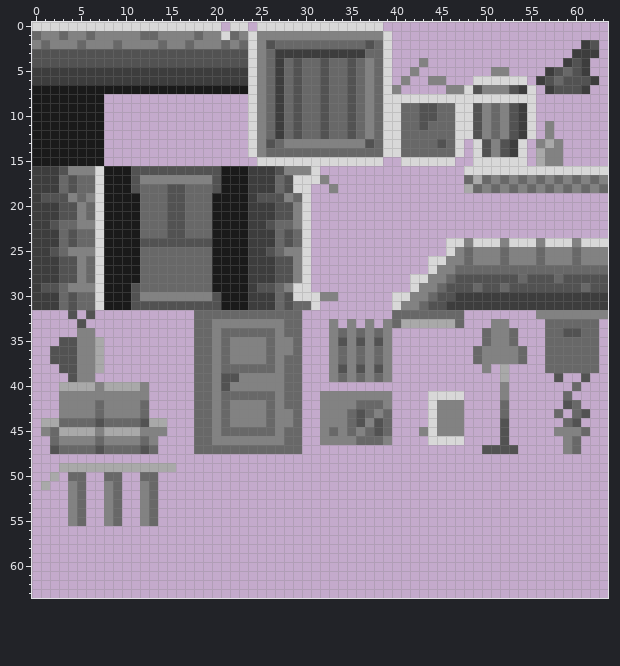
Two states of a pixel-art sprite, resource/graphics/city_tileset.png. Above is the file before it was changed.
The file is 64x64 pixels.
Once edited:
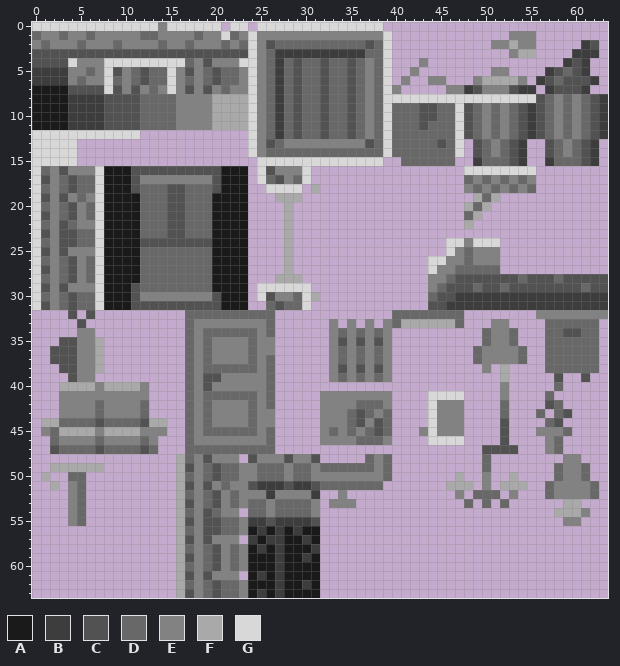
Palette (. is transparent): A #1a1a1a  B #3d3d3d  C #525252  D #686868  E #828282  F #a9a9a9  G #d8d8d8
Changes in this commit:
y 0: x 14 G -> E
y 1: x 53..55 ... -> EEE
y 2: x 51..55 ..... -> EEFEE
y 3: x 53..55 ... -> EFF
y 4: x 4..18 CCCCCCCCCCCCCCC -> GEEEGGGGGGGGGDE; x 20..23 CCCC -> EEEG
y 5: x 4..23 BBBBBBBBBBBBBBBBBBBB -> EEDEGCEDCDDGECEDCDDE
y 6: x 4..23 BBBBBBBBBBBBBBBBBBBB -> EDEEGDEDCDDGEDEDCDDE; x 49..54 GGGGGG -> EFFFFE
y 7: x 4..23 AAAAAAAAAAAAAAAAAAAA -> CCCCGCECEDEGECECEDEE; x 48 G -> B; x 55 G -> B
y 8: x 4..23 AAAA................ -> BBBBCCCCDDDDEEEEFFFF; x 56..63 ........ -> CDEDEDCB
y 9..10: x 4..23 AAAA................ -> BBBBCCCCDDDDEEEEFFFF; x 40 G -> D; x 48..49 GC -> CD; x 53..63 CBG........ -> DCBCDEDEDCB
y 11: x 4..23 AAAA................ -> BBBBCCCCDDDDEEEEFFFF; x 40 G -> D; x 48..49 GC -> CD; x 53..63 CBG.E...... -> DCBCDEDEDCB
y 12: x 0..11 AAAAAAAA.... -> GGGGGGGGGGGG; x 40 G -> D; x 48..49 GC -> CD; x 53..63 CBG.E...... -> DCBCDEDEDCB
y 13: x 0..7 AAAAAAAA -> GGGGG...; x 40 G -> D; x 49..50 GC -> CD; x 52..54 CBG -> DCB; x 56..62 EFE.... -> .CDEDCB
y 14: x 0..7 AAAAAAAA -> GGGGG...; x 40 G -> D; x 49..50 GC -> CD; x 52..54 CBG -> DCB; x 56..62 FEE.... -> .CDEDCB
y 15: x 0..7 AAAAAAAA -> GGGGG...; x 41..46 GGGGGG -> DDDDDD; x 49..54 GGGGGG -> BDDDCB; x 56..62 FEE.... -> .BDDDCB
y 16: x 0..2 BBB -> GDE; x 24..27 BBBC -> .GCE; x 30..31 EG -> G.; x 56..63 GGGGGGGG -> ........
y 17: x 0..2 BBB -> GCE; x 24..29 BBBDCG -> .GDCED; x 31..32 GE -> ..; x 49 F -> E; x 56..63 DEDEDEDE -> ........
y 18: x 0..2 BBB -> GDE; x 24..28 BBBDC -> ..GGG; x 30..31 G. -> .F; x 33 E -> .; x 48 F -> E; x 56..63 EDEDEDED -> ........
y 19: x 0 B -> G; x 2 C -> E; x 24..30 BCCCEDG -> ...FFF.; x 49..51 ... -> FDF
y 20: x 0..3 BBBC -> GDED; x 24..30 BBBCCEG -> ....F..; x 48..50 ... -> FDF
y 21: x 0..3 BBBC -> GCED; x 24..30 BBBCCEG -> ....F..; x 48..49 .. -> DF
y 22: x 0..3 BBCD -> GDEC; x 24..30 BBCDDEG -> ....F..; x 48 . -> F
y 23: x 0..3 BBBD -> GCEC; x 24..30 BBBDCDG -> ....F..
y 24: x 0..3 BBBD -> GDEC; x 24..30 BBBDCDG -> ....F..; x 52..63 EGGGEGGGEGGG -> ............
y 25: x 0..3 BBCD -> GCEC; x 24..30 BBCDEEG -> ....F..; x 52..63 DEEEDEEEDEEE -> ............
y 26: x 0..3 BBBC -> GDED; x 24..30 BBBCCEG -> ....F..; x 52..63 DEEEDEEEDEEE -> ............
y 27: x 0..3 BBBC -> GCED; x 24..30 BBBCCEG -> ....F..; x 52..63 DDDDDDDDDDDD -> ............
y 28: x 0..3 BBBC -> GDED; x 24..30 BBBCCEG -> ...FFF.; x 42..43 GG -> ..
y 29: x 0 B -> G; x 2..3 CD -> EC; x 24..28 BCCDE -> .GGGG; x 42..43 GE -> ..
y 30: x 0..2 BBB -> GDE; x 24..29 BBBDCG -> .GCEED; x 31..33 GEE -> F..; x 40..43 GGEE -> ....
y 31: x 0..2 BBB -> GCE; x 24..28 BBBDC -> ..DCD; x 30..31 DG -> G.; x 40..43 GEED -> ....
y 32: x 17 . -> D; x 27..29 DDD -> ...
y 33: x 17..19 .DD -> DEE; x 26..29 EEDD -> D...
y 34: x 17..18 .D -> DE; x 20 E -> D; x 25 D -> E; x 27..29 EDD -> ...
y 35..36: x 17..18 .D -> DE; x 21 D -> E; x 24 E -> D; x 26..29 DEED -> E...
y 37: x 17..18 .D -> DE; x 21 D -> E; x 24 E -> D; x 27..29 EDD -> ...
y 38: x 17..18 .D -> DE; x 20 E -> D; x 25 D -> E; x 27..29 EDD -> ...
y 39: x 17..22 .DDECC -> DECCEE; x 26..29 EEDD -> D...
y 40: x 17..19 .DD -> DEC; x 21 C -> E; x 26..29 EEDD -> D...; x 58 . -> D; x 60 D -> .
y 41: x 17..18 .D -> DE; x 20 E -> D; x 25 D -> E; x 27..29 EDD -> ...; x 57 . -> D; x 59 D -> .
y 42: x 17..18 .D -> DE; x 21 D -> E; x 24 E -> D; x 27..29 EDD -> ...; x 57..60 ..CD -> CD..
y 43: x 17..18 .D -> DE; x 21 D -> E; x 24 E -> D; x 26..29 DEED -> E...; x 56 . -> D; x 59..61 .DC -> C..
y 44: x 17..18 .D -> DE; x 21 D -> E; x 24 E -> D; x 26..29 DEED -> E...; x 57..60 ..DC -> DC..
y 45: x 17..18 .D -> DE; x 20 E -> D; x 25 D -> E; x 27..29 EDD -> ...; x 56..57 .. -> EE; x 59..61 EED -> D..
y 46: x 17..19 .DD -> DEE; x 26..29 EEDD -> D...; x 57..60 ..ED -> ED..
y 47: x 17 . -> D; x 27..29 DDD -> ...; x 57..60 ..ED -> ED..
y 48: x 16..22 ....... -> FDECEEE; x 24..31 ........ -> CEEECEEC; x 37..39 ... -> DED; x 50 . -> D; x 59..60 .. -> EE
y 49: x 2 . -> F; x 8..39 FFFFFFFF........................ -> ........FCEDCDDEEDDDEDDEDDDDDDED; x 50 . -> D; x 58..61 .... -> DEED
y 50: x 1..2 .F -> F.; x 8..9 DD -> ..; x 12..13 DD -> ..; x 16..39 ........................ -> FDEDCDDEEDDDEDDEEEEEEEED; x 47 . -> F; x 50 . -> E; x 53 . -> F; x 58..61 .... -> DEED
y 51: x 1..2 F. -> .F; x 8..9 ED -> ..; x 12..13 ED -> ..; x 16..38 ....................... -> FCECEDEECBBBCBBCDDDDDDD; x 46..48 ... -> FFF; x 50 . -> E; x 52..54 ... -> FFF; x 57..62 ...... -> DEEEED
y 52: x 8..9 ED -> ..; x 12..13 ED -> ..; x 16..31 ................ -> FDEDCEDEEEBEEEEB; x 34 . -> E; x 47 . -> E; x 49..51 ... -> DDD; x 53 . -> E; x 57..62 ...... -> DEEEED
y 53: x 8..9 ED -> ..; x 12..13 ED -> ..; x 16..31 ................ -> FCEDCEDEDDEDDDDE; x 33..35 ... -> EEE; x 48 . -> D; x 50 . -> D; x 52 . -> D; x 59..60 .. -> FF
y 54: x 8..9 ED -> ..; x 12..13 ED -> ..; x 16..22 ....... -> FDECDEE; x 24..31 ........ -> DDEDDDDE; x 58..61 .... -> FFFE
y 55: x 8..9 ED -> ..; x 12..13 ED -> ..; x 16..31 ................ -> FCECCDDEBBCBBBBC; x 59..60 .. -> EE
y 56: x 16..31 ................ -> FDECCDDEABABABAA
y 57: x 16..22 ....... -> FCECEEE; x 24..31 ........ -> BABBAABA
y 58: x 16..31 ................ -> FDEDCEDEABABAAAB
y 59: x 16..31 ................ -> FCEDCEDEAAABAABA
y 60: x 16..31 ................ -> FDEDCEDEAAABAAAA
y 61: x 16..22 ....... -> FCECEEE; x 24..31 ........ -> ABABAAAA
y 62: x 16..31 ................ -> FDEDCDDEAAABAABA
y 63: x 16..31 ................ -> FCEDCDDEABABAAAA
